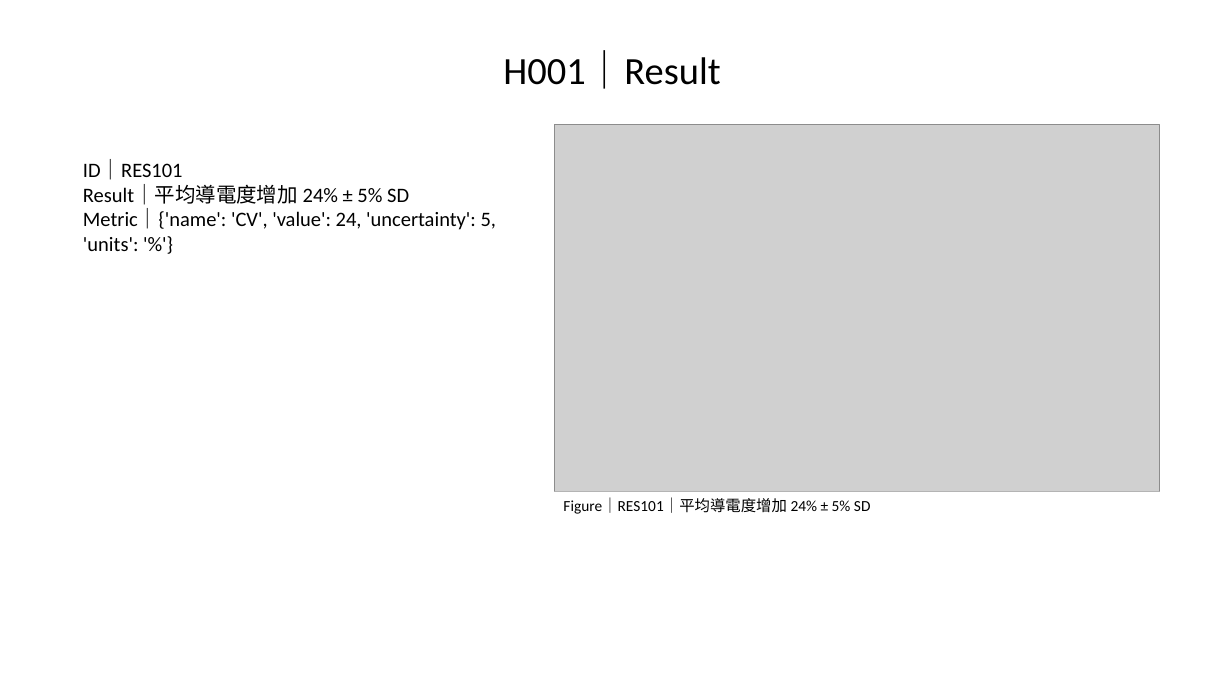
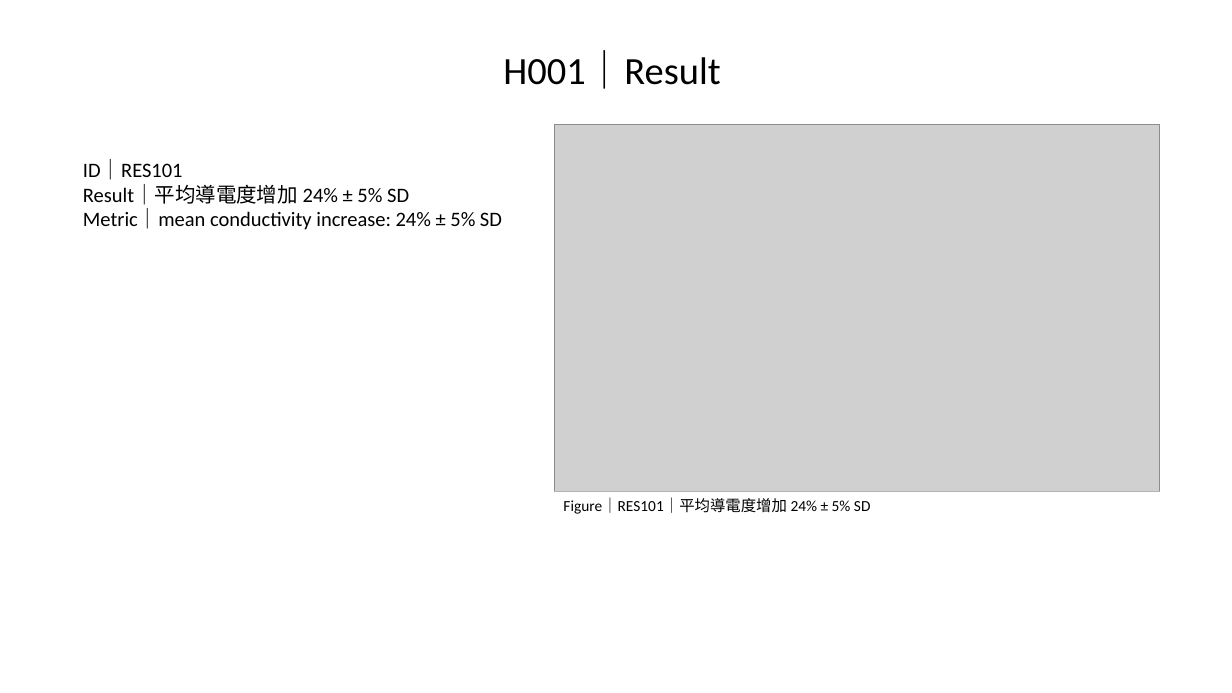
Before and after one commit to Gary0915/AI-Research-SKILLs, a slide deck: slide 11 of thesis-deck-system/artifacts/phase2/acceptance-deck.pptx. Drawn at 1232x693 pixels with LibreOffice and Linux fonts; fonts in the diff are those of the drawing; grey boxes stand for pictures. Boxes give left, top, right and bottom in pixels: in the first picture for what was removed or moved away, otherwise in the second. Text is boxed around its words. In the diff, an @@ line names an element or a change of style, - is before the commit and + after.

```diff
--- a/thesis-deck-system/artifacts/phase2/acceptance-deck.pptx
+++ b/thesis-deck-system/artifacts/phase2/acceptance-deck.pptx
@@ text at [83,209,502,230]: text changed @@
-Metric｜{'name': 'CV', 'value': 24, 'uncertainty': 5, 'units': '%'}
+Metric｜mean conductivity increase: 24% ± 5% SD
```
Also in this commit, not shown: 2 other slides changed, 55 other files.
